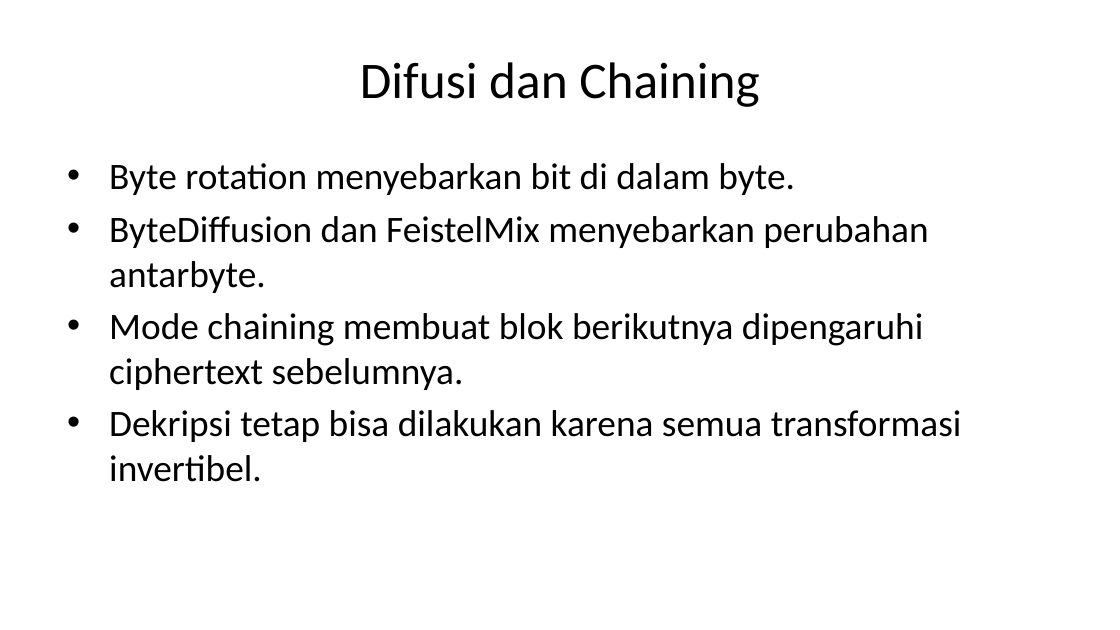
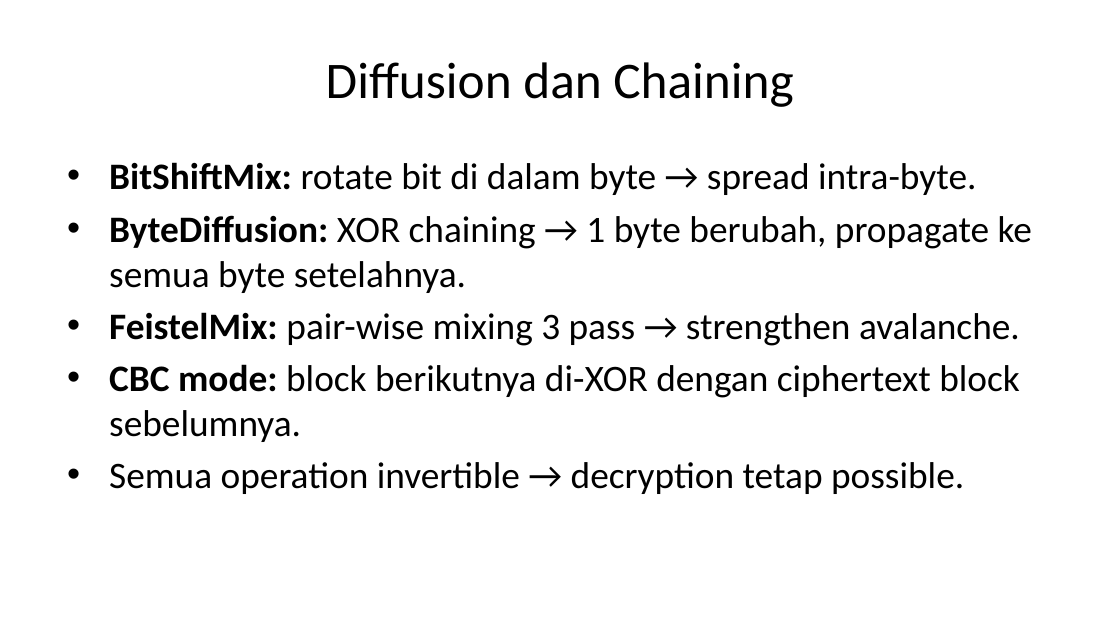
Before and after one commit to riskihajar/knight-chaos-cipher, a slide deck: slide 8 of slides/slides-knight-chaos-cipher.pptx. Drawn at 1120x630 pixels with LibreOffice and Linux fonts; fonts in the diff are those of the drawing. Boxes give left, top, right and bottom in pixels: in the first picture for what was removed or moved away, otherwise in the second. Text is boxed around its words. In the diff, an @@ line names an element or a change of style, - is before the commit and + after.

```diff
--- a/slides/slides-knight-chaos-cipher.pptx
+++ b/slides/slides-knight-chaos-cipher.pptx
@@ title at box(326, 62, 793, 107): text changed @@
-Difusi dan Chaining
+Diffusion dan Chaining
@@ text at box(109, 162, 1032, 494): text changed @@
-• Byte rotation menyebarkan bit di dalam byte.
-• ByteDiffusion dan FeistelMix menyebarkan perubahan antarbyte.
-• Mode chaining membuat blok berikutnya dipengaruhi ciphertext sebelumnya.
-• Dekripsi tetap bisa dilakukan karena semua transformasi invertibel.
+• BitShiftMix: rotate bit di dalam byte → spread intra-byte.
+• ByteDiffusion: XOR chaining → 1 byte berubah, propagate ke semua byte setelahnya.
+• FeistelMix: pair-wise mixing 3 pass → strengthen avalanche.
+• CBC mode: block berikutnya di-XOR dengan ciphertext block sebelumnya.
+• Semua operation invertible → decryption tetap possible.
```
Also in this commit, not shown: 8 other slides changed, 6 slides added, 4 slides removed, 3 other files.
